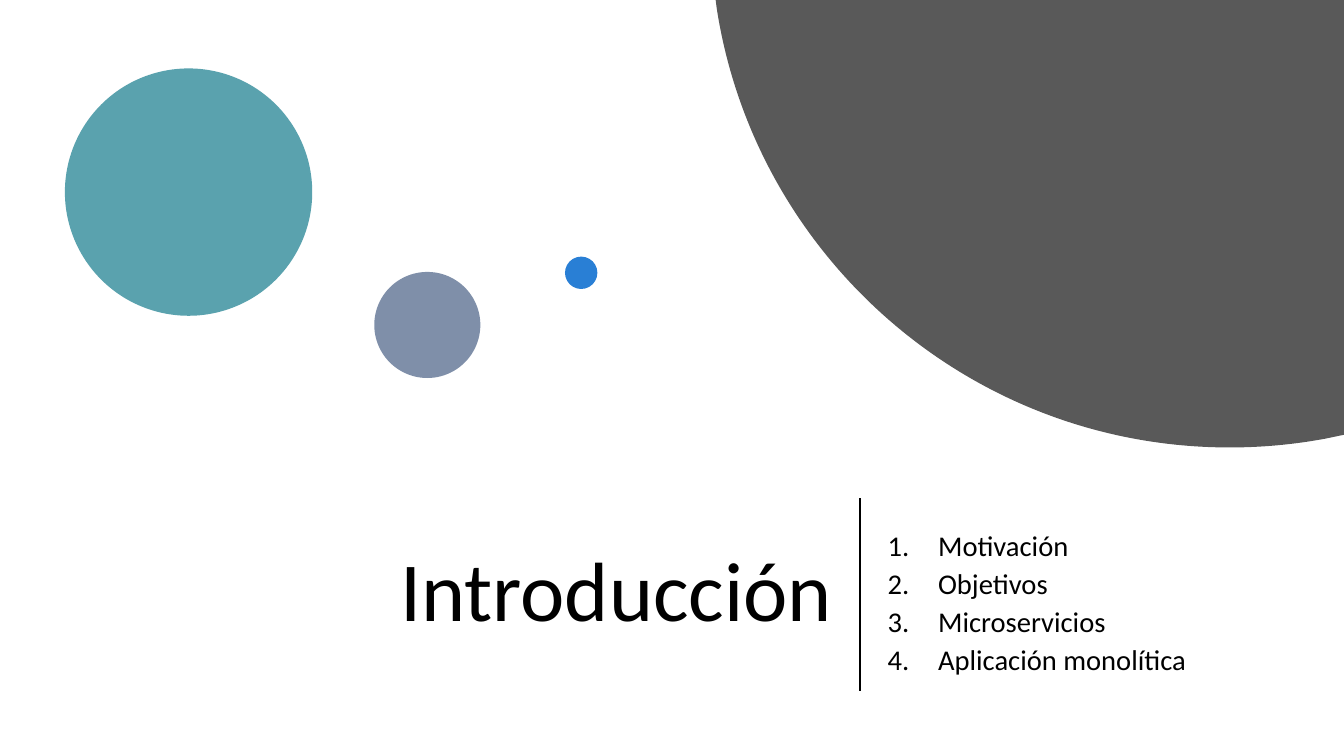
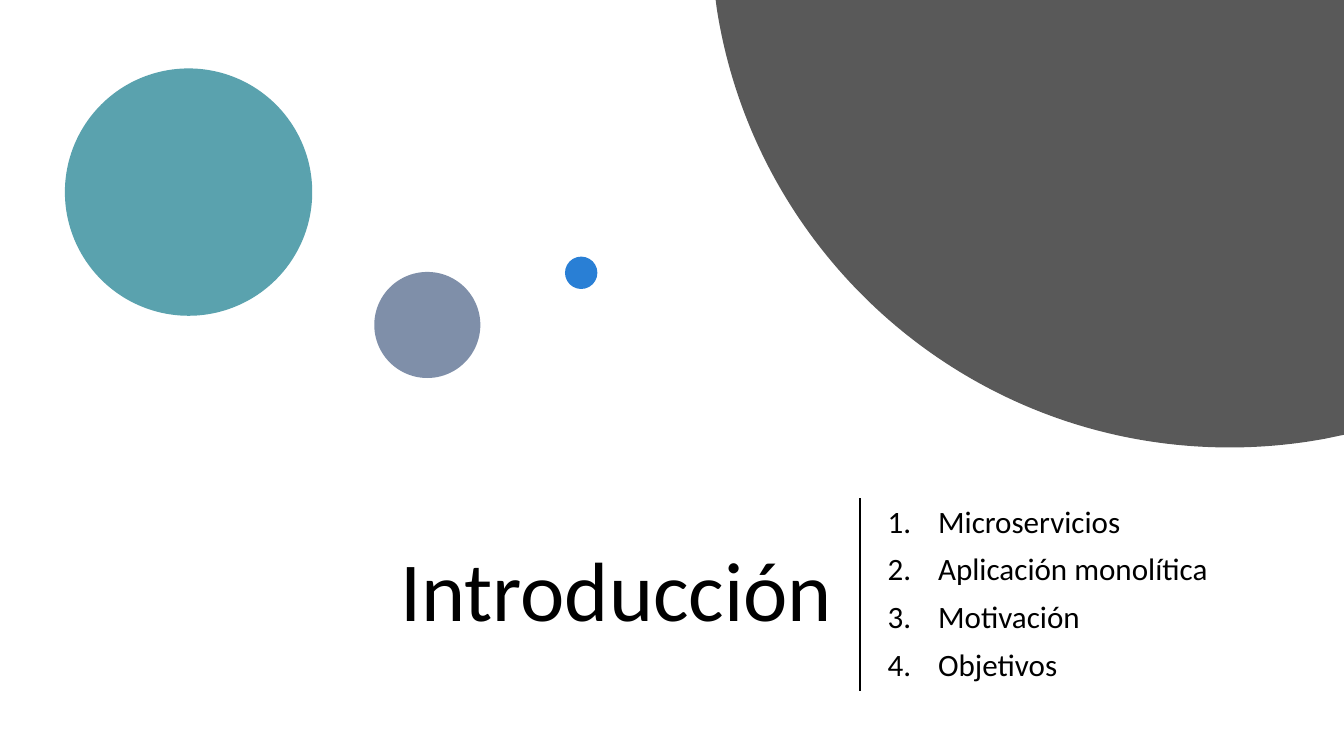
Before and after one commit to VictorIranzo/TFG_Microservices, a slide deck: slide 3 of Trabajo/Presentación/Desarrollo de software basado en microservicios.pptx (slide 2 before the commit). Drawn at 1344x756 pixels with LibreOffice and Linux fonts; fonts in the diff are those of the drawing. Boxes give left, top, right and bottom in pixels: in the first picture for what was removed or moved away, otherwise in the second. Text is boxed around its words. In the diff, an @@ line names an element or a change of style, - is before the commit and + after.

Commit message:
Presentación v3

```diff
--- a/Trabajo/Presentación/Desarrollo de software basado en microservicios.pptx
+++ b/Trabajo/Presentación/Desarrollo de software basado en microservicios.pptx
@@ subtitle at (938, 511, 1207, 585): paragraphs added @@
+1. Microservicios
+2. Aplicación monolítica
@@ subtitle at (938, 612, 1185, 675): paragraphs removed @@
-3. Microservicios
-4. Aplicación monolítica
@@ subtitle at (938, 606, 1080, 682): size 20.4 to 22.2 pt in "Motivación", "Objetivos"; line spacing 0.7 to 0.9 @@
```
Also in this commit, not shown: 14 other slides changed, 14 slides added, 4 slides removed, 12 other files.
